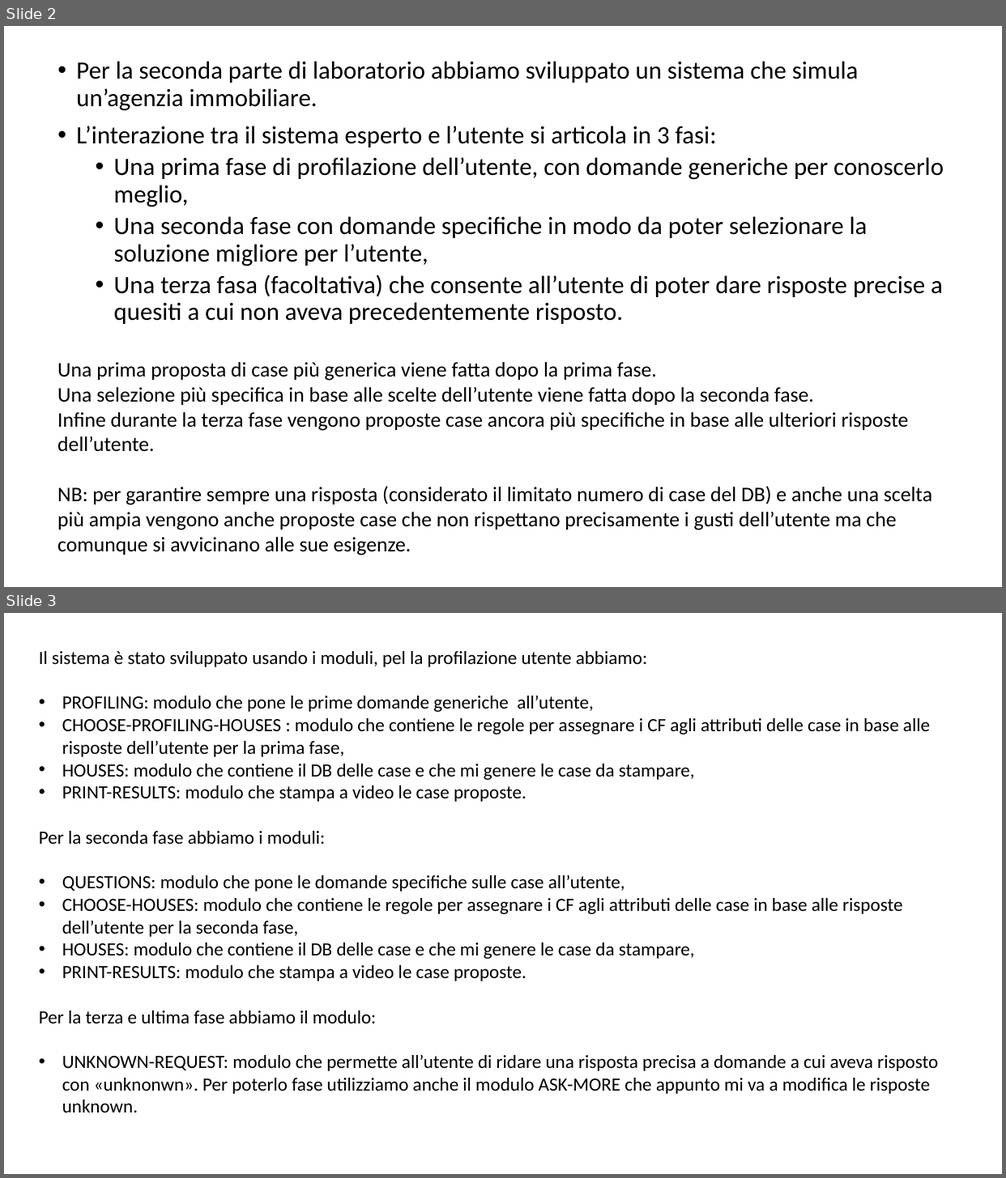
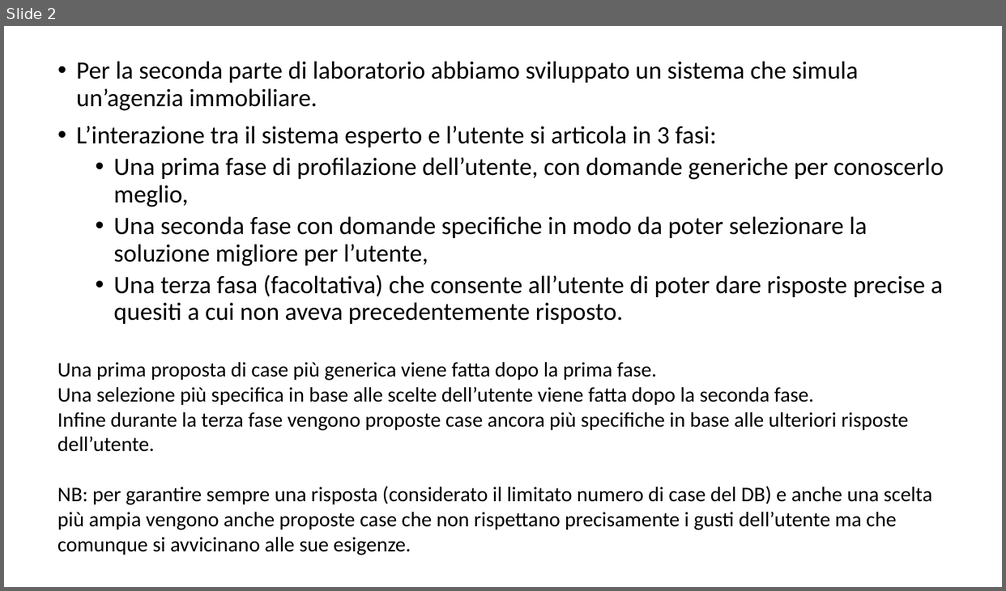
Before and after one commit to giargiapower/prolog-clingo-clips-soar, a slide deck: Presentazioni/Presentazione_Clips.pptx. Shown one above the other, each under a label of ours: slides 2 and 3 before the commit, slide 2 after it. The pictures are 1006x1178 and 1006x591 pixels, drawn with LibreOffice and Linux fonts; fonts in the diff are those of the drawing. Boxes give left, top, right and bottom in pixels: in the first picture for what was removed or moved away, otherwise in the second. Text is boxed around its words. In the diff, an @@ line names an element or a change of style, - is before the commit and + after.

```diff
--- a/Presentazioni/Presentazione_Clips.pptx
+++ b/Presentazioni/Presentazione_Clips.pptx
@@ slide 3 removed at <box>4,613,1002,1174</box>, background #FFFFFF @@
@@ text removed at <box>39,651,938,1113</box> @@
-Il sistema è stato sviluppato usando i moduli, pel la profilazione utente abbiamo:
-• PROFILING: modulo che pone le prime domande generiche all’utente,
-• CHOOSE-PROFILING-HOUSES : modulo che contiene le regole per assegnare i CF agli attributi delle case in base alle risposte dell’utente per la prima fase,
-• HOUSES: modulo che contiene il DB delle case e che mi genere le case da stampare,
-• PRINT-RESULTS: modulo che stampa a video le case proposte.
-Per la seconda fase abbiamo i moduli:
-• QUESTIONS: modulo che pone le domande specifiche sulle case all’utente,
-• CHOOSE-HOUSES: modulo che contiene le regole per assegnare i CF agli attributi delle case in base alle risposte dell’utente per la seconda fase,
-• HOUSES: modulo che contiene il DB delle case e che mi genere le case da stampare,
-• PRINT-RESULTS: modulo che stampa a video le case proposte.
-Per la terza e ultima fase abbiamo il modulo:
-• UNKNOWN-REQUEST: modulo che permette all’utente di ridare una risposta precisa a domande a cui aveva risposto con «unknonwn». Per poterlo fase utilizziamo anche il modulo ASK-MORE che appunto mi va a modifica le risposte unknown.
```
Also in this commit, not shown: 9 slides added, 1 other slide removed.
